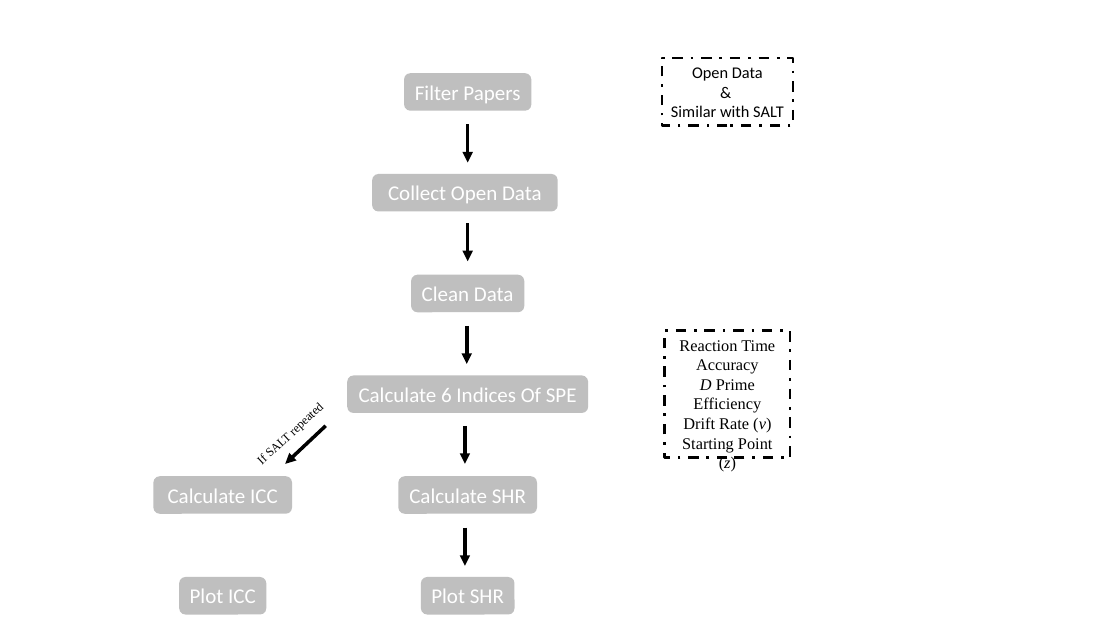
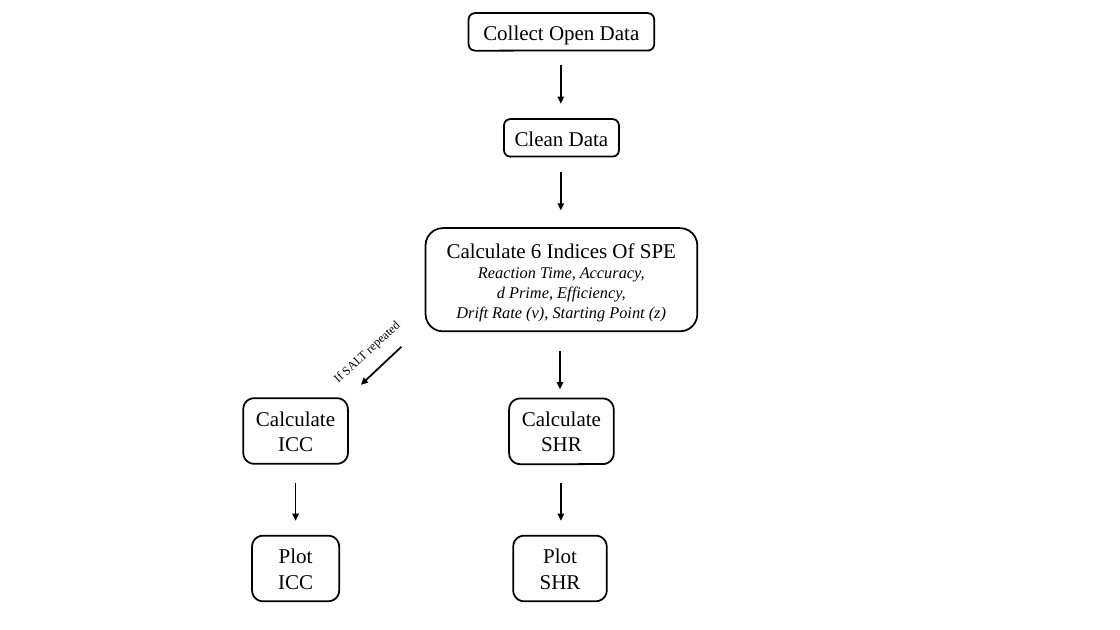
Before and after one commit to Chuan-Peng-Lab/ReliabilitySPE, a slide deck: slide 2 of 1_Protocol/1_2_Planned_Analysis/1_2_2_OUTPUT/Flow_Chart.pptx. Drawn at 1120x630 pixels with LibreOffice and Linux fonts; fonts in the diff are those of the drawing. Boxes give left, top, right and bottom in pixels: in the first picture for what was removed or moved away, otherwise in the second. Text is boxed around its words. In the diff, an @@ line names an element or a change of style, - is before the commit and + after.

```diff
--- a/1_Protocol/1_2_Planned_Analysis/1_2_2_OUTPUT/Flow_Chart.pptx
+++ b/1_Protocol/1_2_Planned_Analysis/1_2_2_OUTPUT/Flow_Chart.pptx
@@ rounded rectangle "Collect Open Data": place and size @@
-rounded rectangle "Collect Open Data" at box(372, 174, 558, 212)
+rounded rectangle "Collect Open Data" at box(469, 13, 655, 51)
@@ rectangle removed at box(662, 58, 793, 126) @@
-Open Data
-&
-Similar with SALT
@@ rounded rectangle removed at box(404, 73, 532, 111) @@
-Filter Papers
@@ 2 arrows, 1 rounded rectangle: place and size @@
-2 arrows, 1 rounded rectangle at box(411, 223, 524, 364)
+2 arrows, 1 rounded rectangle at box(504, 66, 619, 210)
@@ arrow (561, 66) - (561, 103): stroke #000000 3 pt to #000000 1.5 pt @@
@@ font Calibri to Times New Roman, text colour #FFFFFF to #000000; fill #BFBFBF to none; outline none to #000000 1.5 pt in 6 elements at box(252, 536, 339, 602), box(513, 536, 607, 602), box(244, 398, 349, 464), box(509, 398, 614, 464), box(469, 13, 655, 51), box(504, 119, 619, 157) @@
@@ arrow removed from (468, 124) to (468, 162) @@
@@ arrow (561, 172) - (561, 210): stroke #000000 3 pt to #000000 1.5 pt @@
@@ rounded rectangle "Calculate 6 Indices Of SPE": place and size @@
-rounded rectangle "Calculate 6 Indices Of SPE" at box(347, 376, 588, 413)
+rounded rectangle "Calculate 6 Indices Of SPE" at box(426, 229, 698, 332)
@@ rounded rectangle "Calculate 6 Indices Of SPE" at box(426, 229, 698, 332): fill #BFBFBF to none; outline none to #000000 1.5 pt @@
@@ text in rounded rectangle at box(447, 243, 676, 259): font Calibri to Times New Roman, text colour #FFFFFF to #000000 in "Calculate 6 Indices Of SPE" @@
@@ text in rounded rectangle at box(456, 267, 666, 321): paragraphs added @@
+Reaction Time, Accuracy,
+d Prime, Efficiency,
+Drift Rate (v), Starting Point (z)
@@ text "If SALT repeated": place and size @@
-text "If SALT repeated" at box(262, 453, 268, 465)
+text "If SALT repeated" at box(338, 371, 344, 383)
@@ arrow moved from (326, 426) - (286, 464) to (402, 347) - (361, 385) @@
@@ arrow (402, 347) - (361, 385): stroke #000000 3 pt to #000000 1.5 pt @@
@@ arrow added from (560, 351) to (560, 389), #000000 1.5 pt @@
@@ rectangle removed at box(665, 331, 791, 458) @@
-Reaction Time
-Accuracy
-D Prime
-Efficiency
-Drift Rate (v)
-Starting Point (z)
@@ rounded rectangle "Calculate ICC": place and size @@
-rounded rectangle "Calculate ICC" at box(154, 476, 292, 514)
+rounded rectangle "Calculate ICC" at box(244, 398, 349, 464)
@@ rounded rectangle "Calculate SHR": place and size @@
-rounded rectangle "Calculate SHR" at box(398, 476, 537, 514)
+rounded rectangle "Calculate SHR" at box(509, 398, 614, 464)
@@ arrow removed from (465, 426) to (465, 464) @@
@@ arrow added from (296, 482) to (296, 521), #000000 1.5 pt @@
@@ arrow moved from (465, 528) - (465, 566) to (561, 482) - (561, 521) @@
@@ arrow (561, 482) - (561, 521): stroke #000000 3 pt to #000000 1.5 pt @@
@@ rounded rectangle "Plot ICC": place and size @@
-rounded rectangle "Plot ICC" at box(179, 577, 266, 615)
+rounded rectangle "Plot ICC" at box(252, 536, 339, 602)
@@ rounded rectangle "Plot SHR": place and size @@
-rounded rectangle "Plot SHR" at box(421, 577, 514, 615)
+rounded rectangle "Plot SHR" at box(513, 536, 607, 602)
```
Also in this commit, not shown: 5 other files.
